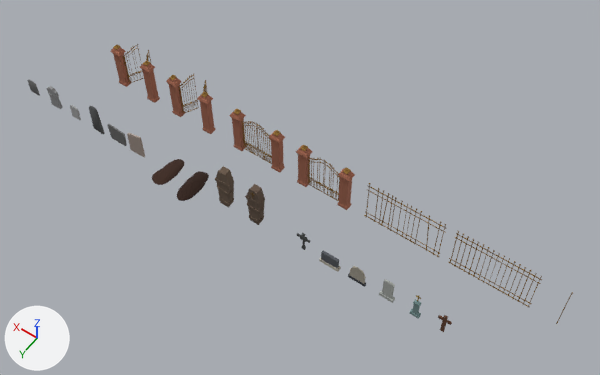
The FBX model Gamejam/Assets/Models/Cemetery/Cemetery.fbx: old version first, new version second.
Rendered twice from a camera (50 mm lens) standing at (-54.3, 68.6, 111.5) and looking at (-5.3, 0.1, 3.7). Lighting does not change. The marker at lower left points along +X, +Y and +Z.

The first picture shows 'Grave Ground 1', 'Grave Ground 2', 'Headstone 1', 'Headstone 10', 'Headstone 11', 'Headstone 2', 'Headstone 3', 'Headstone 4', 'Headstone 5', 'Headstone 6', 'Headstone 7', 'Headstone 8', 'Headstone 9', 'New Cemetery Gate Closed', 'New Cemetery Gate Open', 'New Fence', 'Old Cemetery Gate Closed', 'Old Cemetery Gate Open', 'Old Fence', 'Wood Cross', 'Wooden Coffin', 'Wooden Coffin With a Cross'.
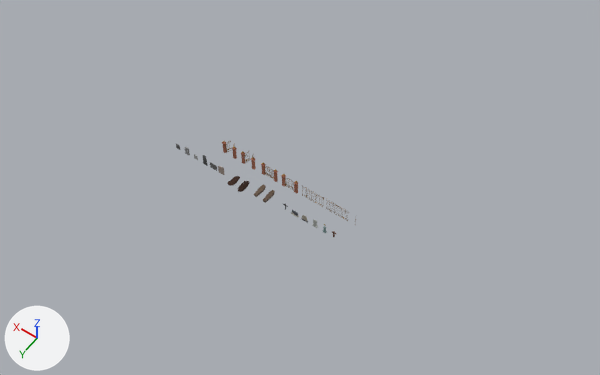
Pixel boxes [x1, y1, x2, y2] of what changed, in the pictures (600 x 375 px):
'Old Cemetery Gate Closed', moved, rescaled (72% narrower, 68% shorter): before [296, 145, 355, 210]; after [282, 174, 298, 194]
'New Cemetery Gate Closed', moved, rescaled (68% narrower, 69% shorter): before [229, 109, 285, 173]; after [261, 163, 278, 182]
'New Cemetery Gate Open', moved, rescaled (69% narrower, 68% shorter): before [166, 73, 216, 134]; after [241, 151, 256, 170]
'Old Cemetery Gate Open', moved, rescaled (69% narrower, 67% shorter): before [110, 44, 160, 103]; after [222, 140, 237, 159]
'New Fence', moved, rescaled: before [448, 231, 542, 308]; after [326, 200, 349, 219]
'Old Fence', moved, rescaled (73% narrower, 71% shorter): before [364, 183, 447, 257]; after [302, 185, 324, 206]
'Wooden Coffin', moved, turned, rescaled: before [215, 166, 234, 208]; after [254, 185, 266, 197]
'Wooden Coffin With a Cross', moved, turned, rescaled: before [245, 184, 265, 225]; after [263, 190, 275, 203]
'Grave Ground 1', moved, rescaled (64% narrower, 61% shorter): before [177, 171, 209, 201]; after [238, 181, 249, 192]
'Grave Ground 2', moved, rescaled (62% narrower, 59% shorter): before [152, 159, 185, 185]; after [228, 176, 240, 186]
'Headstone 6', moved, rescaled: before [127, 133, 145, 157]; after [218, 166, 225, 175]
'Headstone 10', moved, rescaled: before [319, 250, 341, 272]; after [291, 210, 299, 217]
'Headstone 8', moved, rescaled: before [379, 279, 395, 303]; after [312, 219, 318, 228]
'Headstone 4', moved, rescaled: before [89, 106, 105, 134]; after [203, 155, 208, 166]
'Headstone 9', moved, rescaled: before [348, 266, 366, 287]; after [301, 215, 308, 223]
'Headstone 5', moved, rescaled: before [107, 124, 127, 146]; after [210, 162, 217, 171]
'Headstone 2', moved, rescaled (65% narrower, 62% shorter): before [47, 86, 63, 109]; after [185, 147, 190, 155]
'Headstone 7', moved, rescaled: before [409, 295, 421, 319]; after [323, 224, 327, 233]
'Wood Cross', moved, rescaled (67% narrower, 61% shorter): before [438, 315, 452, 332]; after [332, 231, 336, 237]
'Headstone 1', moved, rescaled (64% narrower, 59% shorter): before [27, 79, 40, 95]; after [176, 144, 180, 150]
'Headstone 3', moved, rescaled: before [70, 105, 81, 120]; after [194, 154, 198, 160]
'Headstone 11', moved, rescaled (not visible afterwards): before [297, 233, 310, 250]

Edits to the bpy script that builds the scene:
```text
Change ob_headstone_2:
    ob_headstone_2.location: (44.0, 8.1, 2.6) -> (16.8, 3.1, 1.0)
    ob_headstone_2.scale: (1.0, 1.0, 1.0) -> (0.382, 0.382, 0.382)
Change ob_headstone_4:
    ob_headstone_4.location: (33.1, 8.0, 2.6) -> (12.6, 3.0, 1.0)
    ob_headstone_4.scale: (1.0, 1.0, 1.0) -> (0.382, 0.382, 0.382)
Change ob_new_cemetery_gate_open:
    ob_new_cemetery_gate_open.location: (21.0, -4.7, 4.6) -> (6.5, -1.5, 1.4)
    ob_new_cemetery_gate_open.scale: (1.0, 1.0, 1.0) -> (0.31, 0.31, 0.31)
Change ob_headstone_1:
    ob_headstone_1.location: (49.5, 8.1, 2.4) -> (18.9, 3.1, 0.9)
    ob_headstone_1.scale: (1.0, 1.0, 1.0) -> (0.382, 0.382, 0.382)
Change ob_headstone_10:
    ob_headstone_10.location: (-16.4, 7.6, 1.3) -> (-6.3, 2.9, 0.5)
    ob_headstone_10.scale: (1.0, 1.0, 1.0) -> (0.382, 0.382, 0.382)
Change ob_headstone_7:
    ob_headstone_7.location: (-32.0, 7.4, 2.7) -> (-12.2, 2.8, 1.0)
    ob_headstone_7.scale: (1.0, 1.0, 1.0) -> (0.382, 0.382, 0.382)
Change ob_grave_ground_2:
    ob_grave_ground_2.location: (16.8, 8.1, 0.4) -> (6.4, 3.1, 0.1)
    ob_grave_ground_2.scale: (0.991, 0.991, 0.991) -> (0.378, 0.378, 0.378)
Change ob_headstone_11:
    ob_headstone_11.location: (-11.2, 7.4, 2.5) -> (-4.3, 2.8, 1.0)
    ob_headstone_11.scale: (1.0, 1.0, 1.0) -> (0.382, 0.382, 0.382)
Change ob_wooden_coffin_with_a_cross:
    ob_wooden_coffin_with_a_cross.location: (-1.8, 7.7, 4.3) -> (-0.6, 2.4, 0.3)
    ob_wooden_coffin_with_a_cross.rotation_euler: (0.0, 0.0, 0.0) -> (1.571, 0.0, 0.0)  # degrees (0, 0, 0) -> degrees (90, 0, 0)
    ob_wooden_coffin_with_a_cross.scale: (1.0, 1.0, 1.0) -> (0.31, 0.31, 0.31)
Change ob_new_cemetery_gate_closed:
    ob_new_cemetery_gate_closed.location: (6.2, -3.5, 4.3) -> (1.9, -1.1, 1.3)
    ob_new_cemetery_gate_closed.scale: (1.0, 1.0, 1.0) -> (0.31, 0.31, 0.31)
Change ob_headstone_3:
    ob_headstone_3.location: (38.9, 8.1, 1.3) -> (14.8, 3.1, 0.5)
    ob_headstone_3.scale: (1.0, 1.0, 1.0) -> (0.382, 0.382, 0.382)
Change ob_headstone_8:
    ob_headstone_8.location: (-26.9, 7.4, 1.8) -> (-10.3, 2.8, 0.7)
    ob_headstone_8.scale: (1.0, 1.0, 1.0) -> (0.382, 0.382, 0.382)
Change ob_headstone_6:
    ob_headstone_6.location: (24.0, 7.9, 2.2) -> (9.1, 3.0, 0.9)
    ob_headstone_6.scale: (1.0, 1.0, 1.0) -> (0.382, 0.382, 0.382)
Change ob_headstone_5:
    ob_headstone_5.location: (28.7, 7.9, 2.0) -> (11.0, 3.0, 0.8)
    ob_headstone_5.scale: (1.0, 1.0, 1.0) -> (0.382, 0.382, 0.382)
Change ob_grave_ground_1:
    ob_grave_ground_1.location: (11.5, 8.0, 0.4) -> (4.4, 3.1, 0.2)
    ob_grave_ground_1.scale: (1.07, 1.07, 1.07) -> (0.409, 0.409, 0.409)
Change ob_old_cemetery_gate_closed:
    ob_old_cemetery_gate_closed.location: (-7.6, -3.6, 4.5) -> (-2.4, -1.1, 1.4)
    ob_old_cemetery_gate_closed.scale: (1.0, 1.0, 1.0) -> (0.31, 0.31, 0.31)
Change ob_old_cemetery_gate_open:
    ob_old_cemetery_gate_open.location: (34.2, -4.6, 4.8) -> (10.6, -1.4, 1.5)
    ob_old_cemetery_gate_open.scale: (1.0, 1.0, 1.0) -> (0.31, 0.31, 0.31)
Change ob_old_fence:
    ob_old_fence.location: (-22.6, -3.6, 4.5) -> (-7.0, -1.1, 1.4)
    ob_old_fence.scale: (1.0, 1.0, 1.0) -> (0.31, 0.31, 0.31)
Change ob_new_fence:
    ob_new_fence.location: (-38.6, -3.7, 3.5) -> (-12.0, -1.1, 1.1)
    ob_new_fence.scale: (1.0, 1.0, 1.0) -> (0.31, 0.31, 0.31)
Change ob_wood_cross:
    ob_wood_cross.location: (-36.7, 7.4, 2.7) -> (-14.0, 2.8, 1.0)
    ob_wood_cross.scale: (1.0, 1.0, 1.0) -> (0.382, 0.382, 0.382)
Change ob_headstone_9:
    ob_headstone_9.location: (-21.6, 7.5, 1.7) -> (-8.2, 2.9, 0.6)
    ob_headstone_9.scale: (1.0, 1.0, 1.0) -> (0.382, 0.382, 0.382)
Change ob_wooden_coffin:
    ob_wooden_coffin.location: (4.5, 7.6, 3.6) -> (1.4, 2.6, 0.3)
    ob_wooden_coffin.rotation_euler: (-0.0638, -2.99, 1.516) -> (-0.413, 1.732, 1.226)  # degrees (-3.7, -171, 87) -> degrees (-24, 99, 70)
    ob_wooden_coffin.scale: (1.0, 1.0, 1.0) -> (0.31, 0.31, 0.31)
```
